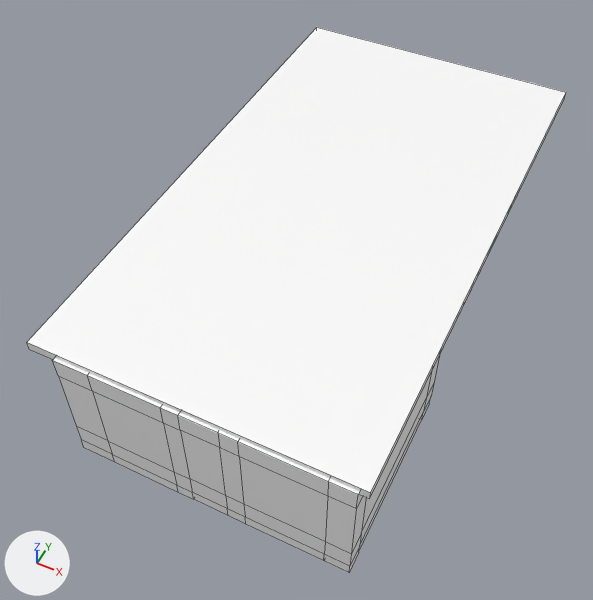
A saved change to the Blender file clientside/models/kitchen.blend.
Rendered twice from a camera (50 mm lens) standing at (5.42, -14.5, 16.1) and looking at (-1.01, -1.63, 0.01). The axes (+X, +Y, +Z) are drawn at lower left. The lights are the same throughout. Mesh edges are drawn as thin lines on the coarser meshes.
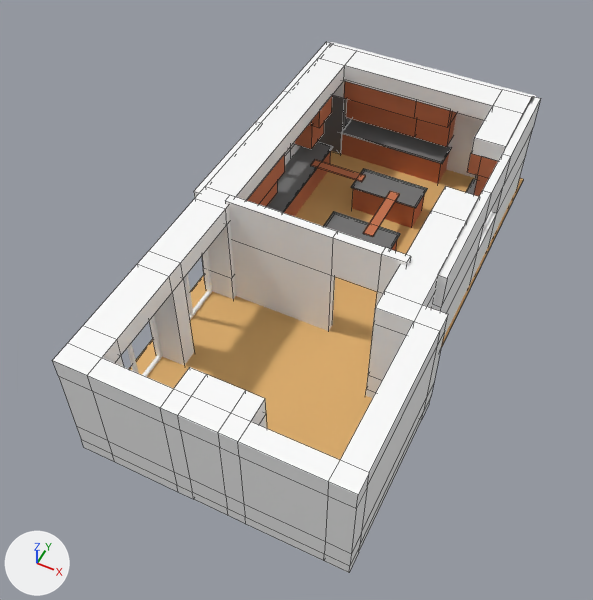
Location of each change, [x1, y1, x2, y2] in pixels of the pictures (593 x 600 px):
'Cube.009', hidden: before [27, 27, 566, 499]
'Cube.016', added: after [225, 195, 411, 331]
'Cube.014', added (orange): after [363, 191, 400, 237]
'Cube.015', added: after [311, 160, 366, 182]
'Cube.017', unchanged, uncovered by the edit: before [53, 357, 439, 573]; after [53, 44, 532, 573]
'Cube', unchanged, uncovered by the edit: after [129, 151, 523, 460]
'Cube.011', unchanged, uncovered by the edit: after [433, 97, 541, 338]
'schrank1.002', unchanged, uncovered by the edit: after [318, 81, 457, 154]

The change, as a diff of the scene's bpy script:
```diff
--- a/clientside/models/kitchen.blend.py
+++ b/clientside/models/kitchen.blend.py
@@ me_cube_014 @@
+me_cube_014.from_pydata(...)  # 24 vertices, 23 faces; spans x -1.0..1.0, y -1.0..1.0, z -1.0..1.0
+me_cube_014.materials.append(mat_simple_white)  # white #ffffff
@@ me_cube_005 @@
+me_cube_005.from_pydata(...)  # a box spanning x -1.0..1.0, y -1.0..1.0, z -1.0..1.0
+me_cube_005.materials.append(mat_simplewood_001)  # orange #ca754e
@@ me_cube_004 @@
+me_cube_004.from_pydata(...)  # a box spanning x -1.0..1.0, y -1.0..1.0, z -1.0..1.0
+me_cube_004.materials.append(mat_simplewood_001)  # orange #ca754e
@@ ob_cube_009 @@
 ob_cube_009.scale = (3.89, 7.0, 0.115)
+ob_cube_009.hide_set(True)
@@ ob_cube_016 @@
+ob_cube_016 = bpy.data.objects.new('Cube.016', me_cube_014)
+ob_cube_016.location = (-0.58, -1.52, 0.85)
+ob_cube_016.scale = (2.38, 0.122, 1.85)
@@ ob_cube_015 @@
+ob_cube_015 = bpy.data.objects.new('Cube.015', me_cube_005)
+ob_cube_015.location = (-2.17, 3.5, 0.16)
+ob_cube_015.rotation_euler = (0.0, 0.0, 1.571)  # degrees (0, 0, 90)
+ob_cube_015.scale = (0.15, 0.847, 0.02)
@@ ob_cube_014 @@
+ob_cube_014 = bpy.data.objects.new('Cube.014', me_cube_004)
+ob_cube_014.location = (-0.26, 2.33, 0.16)
+ob_cube_014.scale = (0.15, 1.0, 0.02)
```
